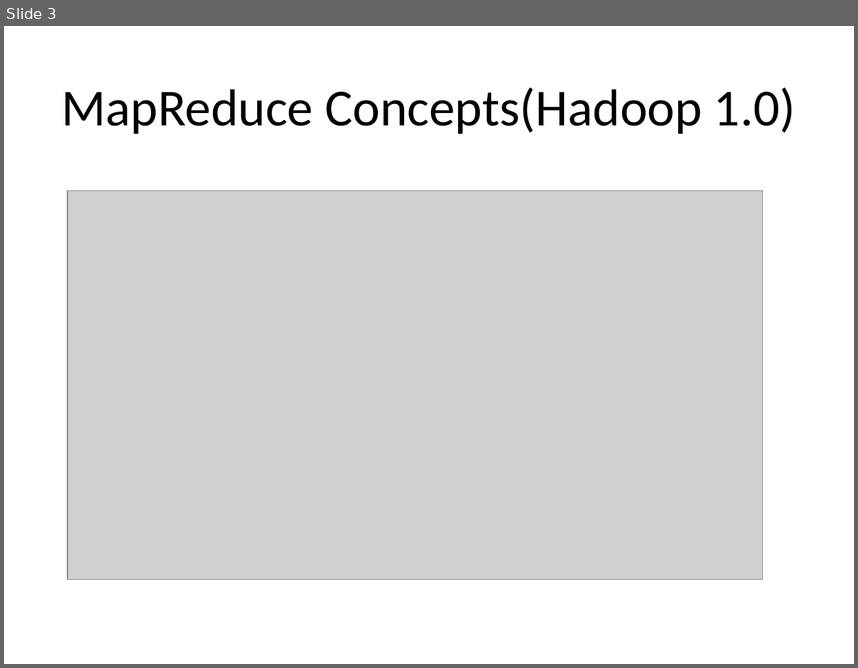
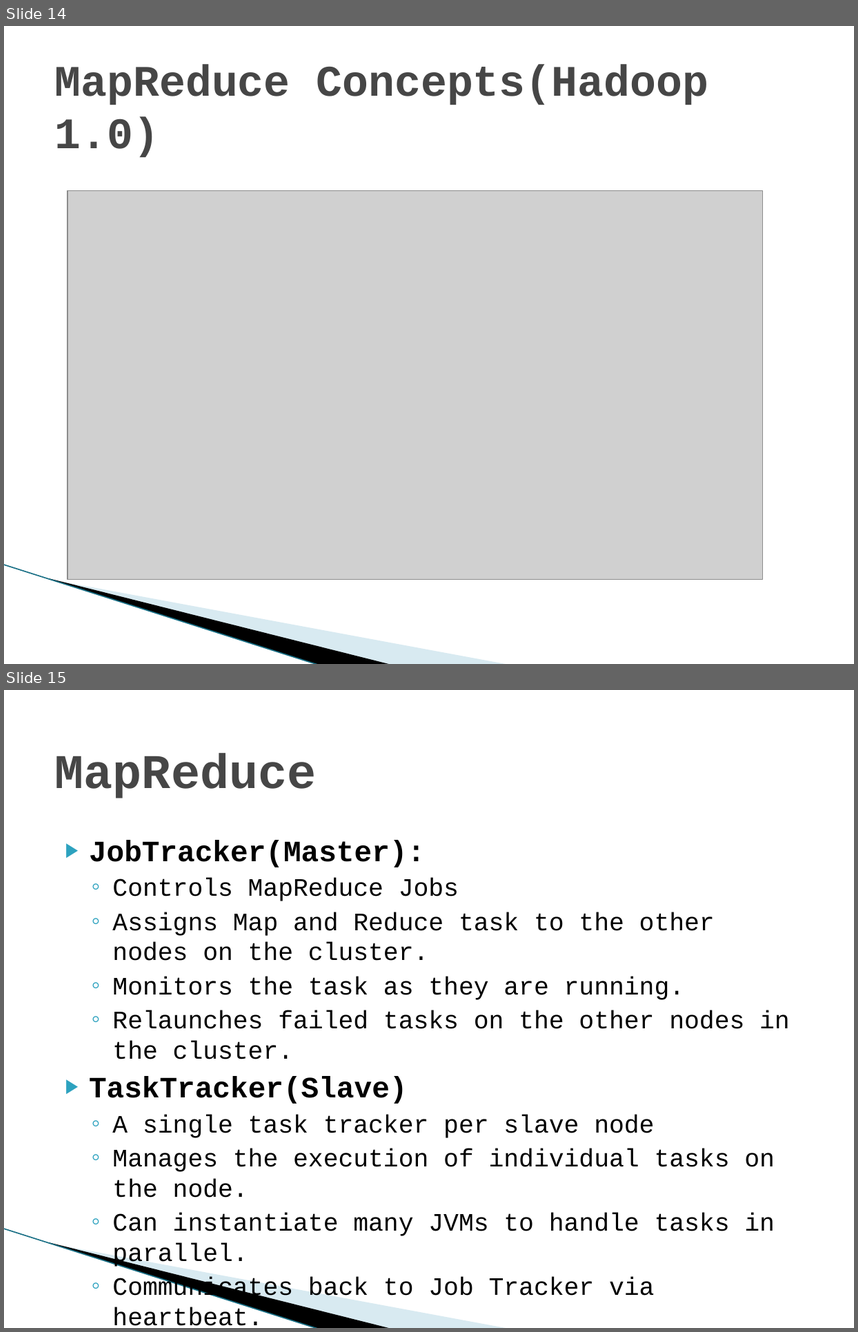
Before and after one commit to meenansha/UrbanPro, a slide deck: Big_Data_Training/Big_Data_Lecture_4.pptx. Shown one above the other, each under a label of ours: slide 3 before the commit, slides 14 and 15 after it. The pictures are 858x668 and 858x1332 pixels, drawn with LibreOffice and Linux fonts; fonts in the diff are those of the drawing; grey boxes stand for pictures; background and template pictures are left out. Boxes give left, top, right and bottom in pixels: in the first picture for what was removed or moved away, otherwise in the second. Text is boxed around its words. In the diff, an @@ line names an element or a change of style, - is before the commit and + after.

```diff
--- a/Big_Data_Training/Big_Data_Lecture_4.pptx
+++ b/Big_Data_Training/Big_Data_Lecture_4.pptx
@@ slide 15 added at box(4, 690, 854, 1328), background #FFFFFF; not listed: 3 template elements that a slide beside it also shows @@
@@ title added at box(55, 753, 317, 798), 41 pt, text #464646, bold @@
+MapReduce
@@ text added at box(89, 840, 790, 1325), 21.3 pt, text #000000 @@
+▶ JobTracker(Master):
+  ◦ Controls MapReduce Jobs
+  ◦ Assigns Map and Reduce task to the other nodes on the cluster.
+  ◦ Monitors the task as they are running.
+  ◦ Relaunches failed tasks on the other nodes in the cluster.
+  ▶ TaskTracker(Slave)
+  ◦ A single task tracker per slave node
+  ◦ Manages the execution of individual tasks on the node.
+  ◦ Can instantiate many JVMs to handle tasks in parallel.
+  ◦ Communicates back to Job Tracker via heartbeat.
@@ what was slide 3 is now slide 14 @@
@@ slide 14 changed as well @@
@@ title "MapReduce Concepts(Hadoop 1.0)" at box(55, 65, 708, 157): size 44 to 36.9 pt, font Calibri to Courier New, text colour #000000 to #464646, bold on; alignment centre to left @@
@@ line added from (4, 564) to (319, 664), #97C5D8 0.95 pt @@
@@ freeform shape added at box(49, 578, 392, 664), fill #000000 @@
@@ freeform shape added at box(51, 579, 510, 664), fill #A0CBDC at 40% opacity @@
```
Also in this commit, not shown: 3 other slides changed, 21 other slides added, 3 slides removed, 8 other files.
